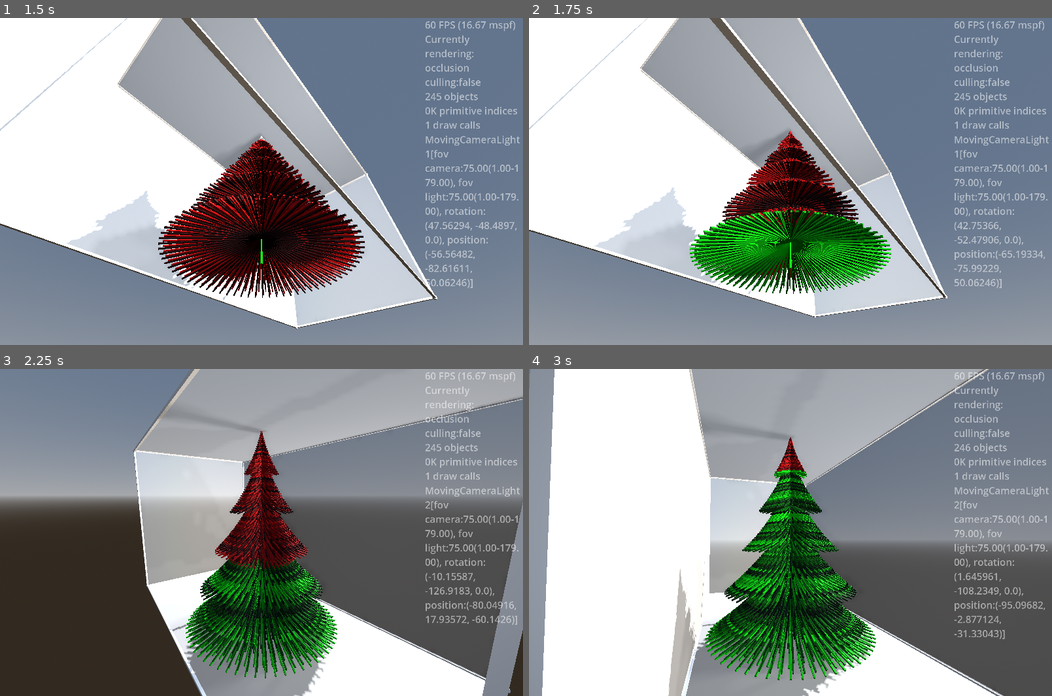
Above: before the commit, frames 1-4 (two rows, left to right).
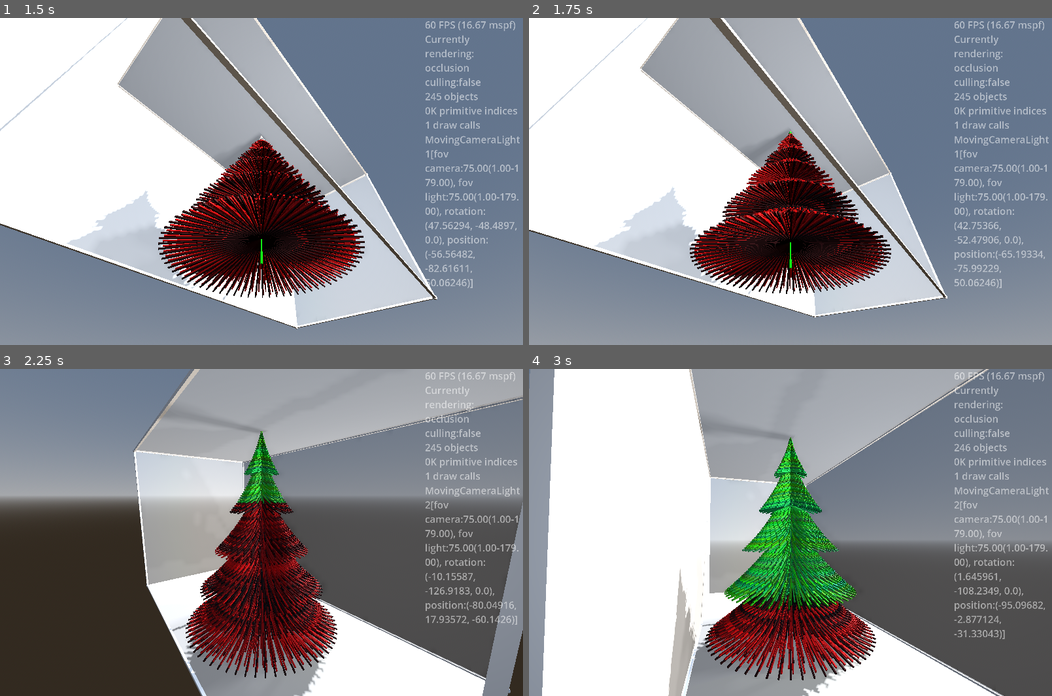
Above: after the commit, the same moments.

Repository: kasworld/gd4wintertree
Game: Godot game, scene res://main.tscn
Same seed, same stepped clock (60 frames per second), same inputs: the game is played once before the commit and once after it.
Inputs (mouse positions are in pixels of both pictures, inside the frame that each line leads up to):
- Up to frame 1 (1.5 s): tap Enter at 0.5 s; move the mouse to (376, 165) at 0.52 s; hold Right 0.53-1.28 s; tap Q at 0.6 s; click (376, 165) at 0.67 s; move the mouse to (156, 197) at 1.27 s; hold Down from 1.28 s (still down); tap E at 1.35 s
- Up to frame 2 (1.75 s): keep holding Down
- Up to frame 3 (2.25 s): move the mouse to (313, 460) at 2.02 s; release Down at 2.03 s; hold Right from 2.03 s (still down); tap Enter at 2.1 s
- Up to frame 4 (3 s): move the mouse to (764, 597) at 2.77 s; release Right at 2.78 s; hold Up from 2.78 s (still down); tap Q at 2.85 s; click (764, 597) at 2.92 s

Frame 1 is identical in both runs. In frame 2, 6.5% of the frame differs, in the area x 30-70%, y 34-85%; in frame 3, 6.9%; in frame 4, 9.9%, in the area x 33-67%, y 20-96%.

Commit message:
ani_dir_data shuffle

Diff:
--- a/main.gd
+++ b/main.gd
@@ -59,14 +59,15 @@
 var rgb_index :int = 0
 var rgb_data := [[0],[1],[2],[0,1],[1,2],[2,0], [0,1,2]]
 var color_fn :Callable = RandomColor.pure_color
+var ani_dir_data := [AniDir.Up, AniDir.Down, AniDir.Left , AniDir.Right]
+var ani_dir_index :int
 var change_count := 0
-var ani_dir :AniDir
 func linetree_color_animate() -> void:
 	var lines :MultiMeshShape = $LineTree.get_lines()
 	var co :Color = color_fn.call(rgb_data[rgb_index])
 
 	var ani_ended :bool = false
-	match ani_dir:
+	match ani_dir_data[ani_dir_index]:
 		AniDir.Up:
 			for i in line_tree_inst_index[-change_count-1]:
 				lines.set_inst_color(i, co)
@@ -99,7 +100,10 @@
 		if rgb_index == 0:
 			rgb_data.shuffle()
 		line_tree_inst_index = line_tree_inst_index_ori.duplicate()
-		ani_dir = randi_range(0,3)
+		ani_dir_index += 1
+		ani_dir_index %= 4
+		if ani_dir_index == 0:
+			ani_dir_data.shuffle()
 		color_fn = [RandomColor.pure_color, RandomColor.rate_color].pick_random()
 
 func random_color() -> Color:
